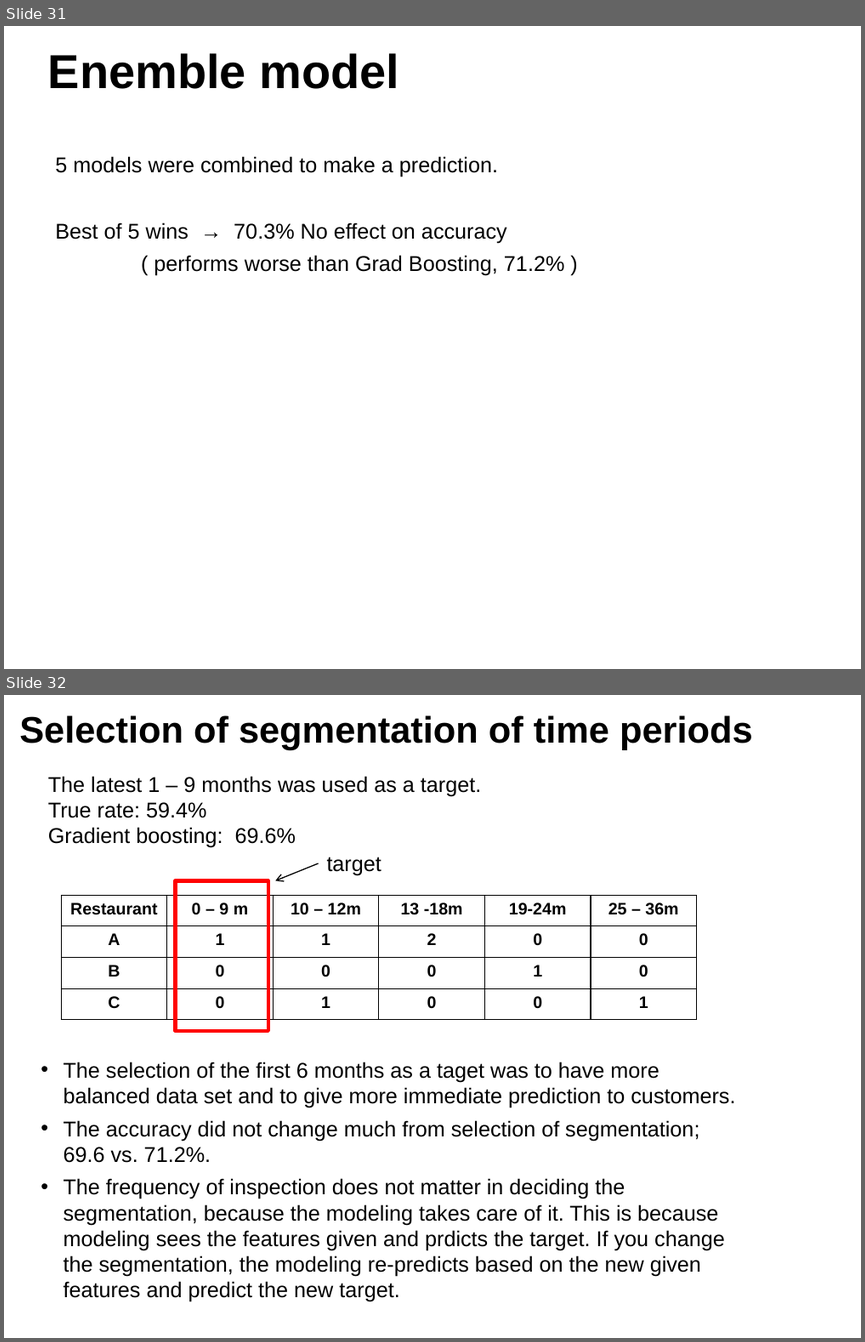
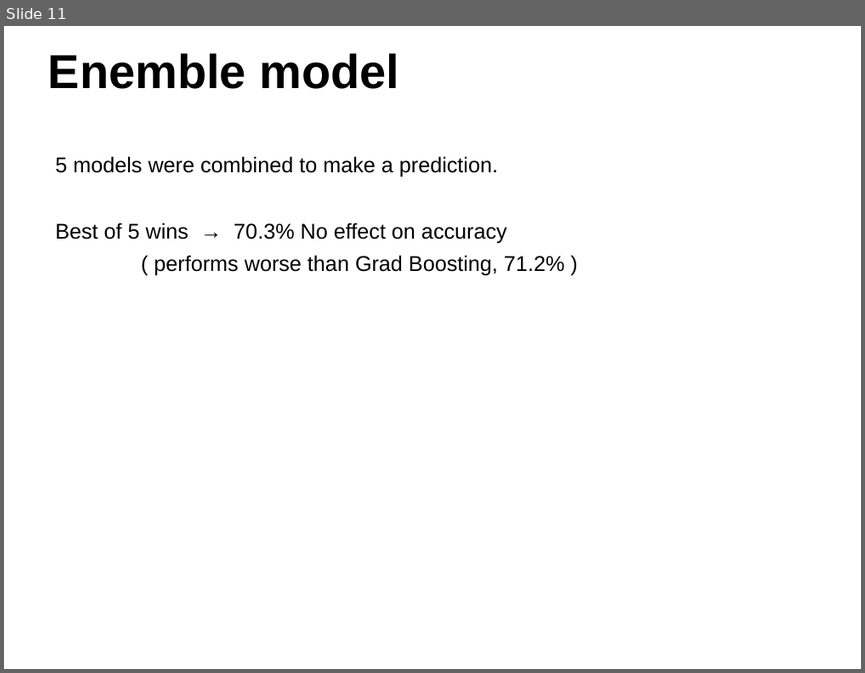
Before and after one commit to ggigaev/SFeaters, a slide deck: ppt/SFeaters_Final.pptx. Shown one above the other, each under a label of ours: slides 31 and 32 before the commit, slide 11 after it. The pictures are 865x1342 and 865x673 pixels, drawn with LibreOffice and Linux fonts; fonts in the diff are those of the drawing; background and template pictures are left out. Boxes give left, top, right and bottom in pixels: in the first picture for what was removed or moved away, otherwise in the second. Text is boxed around its words. In the diff, an @@ line names an element or a change of style, - is before the commit and + after.

```diff
--- a/ppt/SFeaters_Final.pptx
+++ b/ppt/SFeaters_Final.pptx
@@ slide 32 removed at box(4, 695, 861, 1338), background #FFFFFF @@
@@ text removed at box(19, 715, 753, 749) @@
-Selection of segmentation of time periods
@@ text removed at box(48, 776, 481, 848) @@
-The latest 1 – 9 months was used as a target.
-True rate: 59.4%
-Gradient boosting: 69.6%
@@ arrow removed from (318, 863) to (276, 881) @@
@@ text removed at box(327, 857, 381, 876) @@
-target
@@ table removed at box(62, 895, 698, 1020), 4 rows, 6 columns @@
-Restaurant | 0 – 9 m | 10 – 12m | 13 -18m | 19-24m | 25 – 36m
-A | 1 | 1 | 2 | 0 | 0
-B | 0 | 0 | 0 | 1 | 0
-C | 0 | 1 | 0 | 0 | 1
@@ rectangle removed at box(176, 881, 268, 1031) @@
@@ text removed at box(64, 1061, 735, 1302) @@
-• The selection of the first 6 months as a taget was to have more balanced data set and to give more immediate prediction to customers.
-• The accuracy did not change much from selection of segmentation; 69.6 vs. 71.2%.
-• The frequency of inspection does not matter in deciding the segmentation, because the modeling takes care of it. This is because modeling sees the features given and prdicts the target. If you change the segmentation, the modeling re-predicts based on the new given features and predict the new target.
@@ what was slide 31 is now slide 11 @@
```
Also in this commit, not shown: 6 slides changed, 1 slide added, 17 other slides removed, 18 other files.
